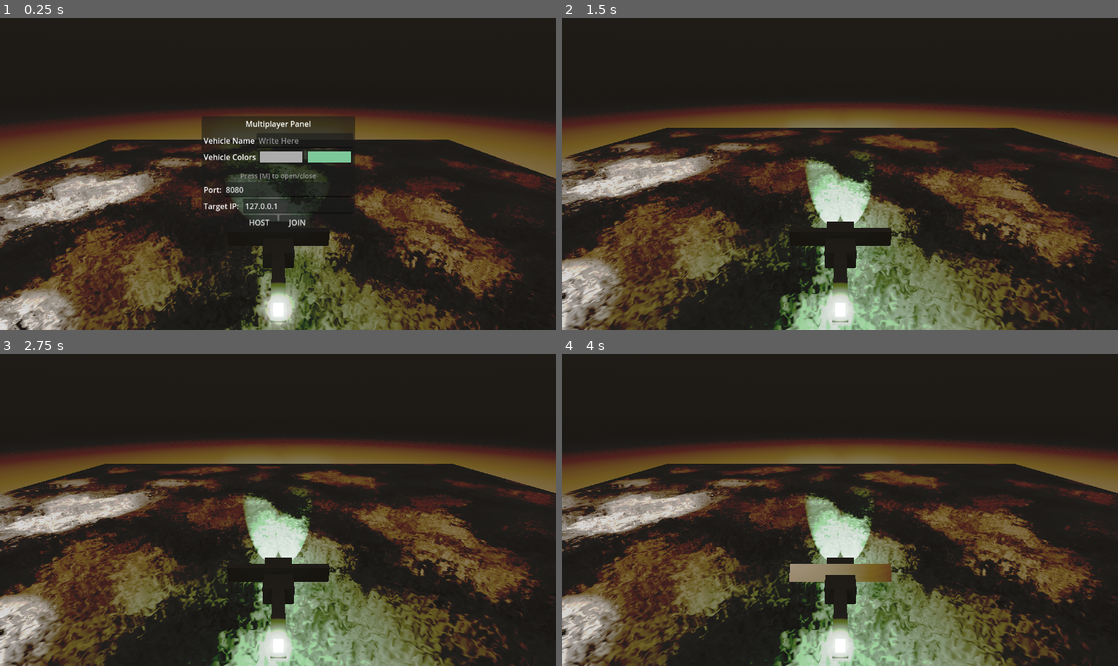
Above: before the commit, frames 1-4 (two rows, left to right).
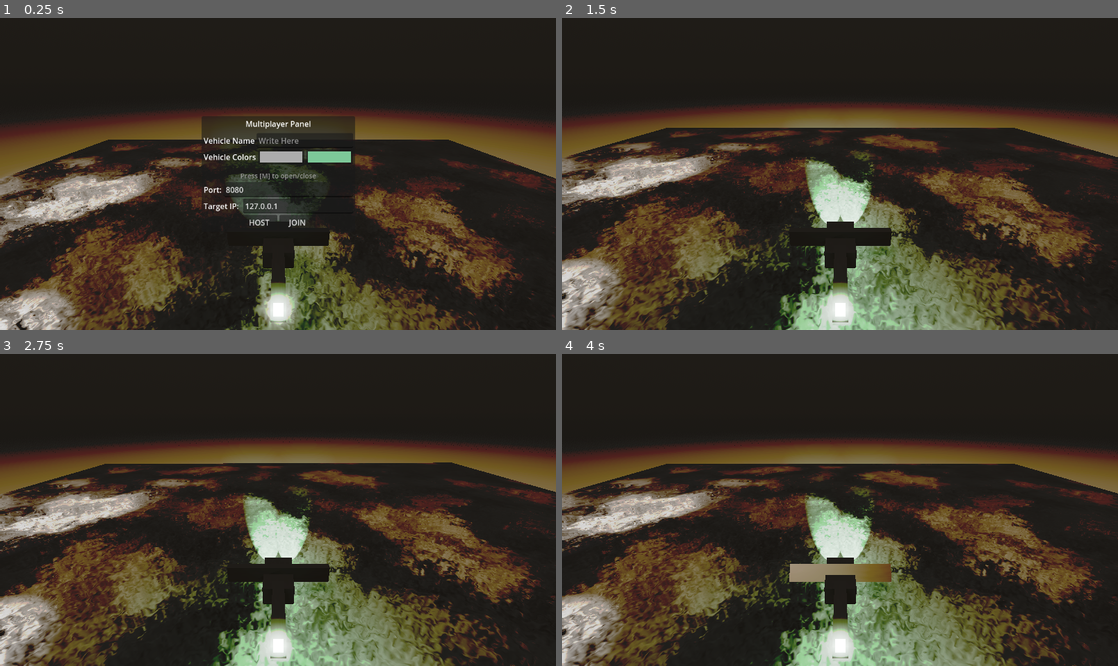
Above: after the commit, the same moments.

Repository: fracter2/here-be-le-dragon
Game: Godot game, scene res://Content/World.tscn
Same seed, same stepped clock (60 frames per second), same inputs: the game is played once before the commit and once after it.
Inputs (mouse positions are in pixels of both pictures, inside the frame that each line leads up to):
- Up to frame 1 (0.25 s): no input
- Up to frame 2 (1.5 s): click (867, 139) at 0.52 s; type "Alex" at 0.6 s; tap M (Menu) at 1.25 s; hold D (barrel_right) from 1.28 s (still down); tap P (flip_pitch) at 1.35 s
- Up to frame 3 (2.75 s): tap Space (thrust_up) at 2 s; release D (barrel_right) at 2.03 s; hold S (backward) from 2.03 s (still down); tap P (flip_pitch) at 2.1 s
- Up to frame 4 (4 s): release S (backward) at 2.78 s; hold D (barrel_right) 2.78-3.53 s; tap P (flip_pitch) at 2.85, 3.6 s; tap Enter at 3.5 s; hold W (forward) from 3.53 s (still down)

The runs differ from the first frame. In frame 1, less than 0.1% of the frame differs, in the area x 0-14%, y 51-67%; in frame 2, 0.7%; in frame 3, 4.7%, in the area x 0-100%, y 26-100%; in frame 4, 1.5%.

Commit message:
Tuned helicopter inertia

Diff:
--- a/Content/Helicopter.tscn
+++ b/Content/Helicopter.tscn
@@ -1,7 +1,10 @@
-[gd_scene load_steps=28 format=3 uid="uid://d1gyep613eqe1"]
+[gd_scene load_steps=29 format=3 uid="uid://d1gyep613eqe1"]
 
 [ext_resource type="Script" uid="uid://dnxlejlb5vxb3" path="res://Content/helicopter.gd" id="1_nikds"]
 [ext_resource type="Script" uid="uid://ue7etq887xes" path="res://Multiplayer/multiplayer_input.gd" id="2_6r8wy"]
+
+[sub_resource type="PhysicsMaterial" id="PhysicsMaterial_6r8wy"]
+bounce = 0.25
 
 [sub_resource type="SceneReplicationConfig" id="SceneReplicationConfig_6r8wy"]
 properties/0/path = NodePath(".:player_id")
@@ -176,8 +179,10 @@
 collision_layer = 2
 collision_mask = 3
 mass = 300.0
-linear_damp = 0.1
-angular_damp = 0.8
+physics_material_override = SubResource("PhysicsMaterial_6r8wy")
+inertia = Vector3(450, 650, 200)
+linear_damp = 0.075
+angular_damp = 0.5
 script = ExtResource("1_nikds")
 rotation_multiplier = 300.0
 rotation_pitch = 3.0
--- a/Content/helicopter.gd
+++ b/Content/helicopter.gd
@@ -58,6 +58,8 @@
 	apply_central_force(wings.global_basis * thrust)
 
 	input_display.text = "rot: " + str(rot) + "\thrust: " + str(thrust)
+	if Input.is_action_just_pressed(&"debug_2"):
+		print(PhysicsServer3D.body_get_direct_state(get_rid()).inverse_inertia.inverse())	#Print Inertia to adjust custom inertia
 
 
 
